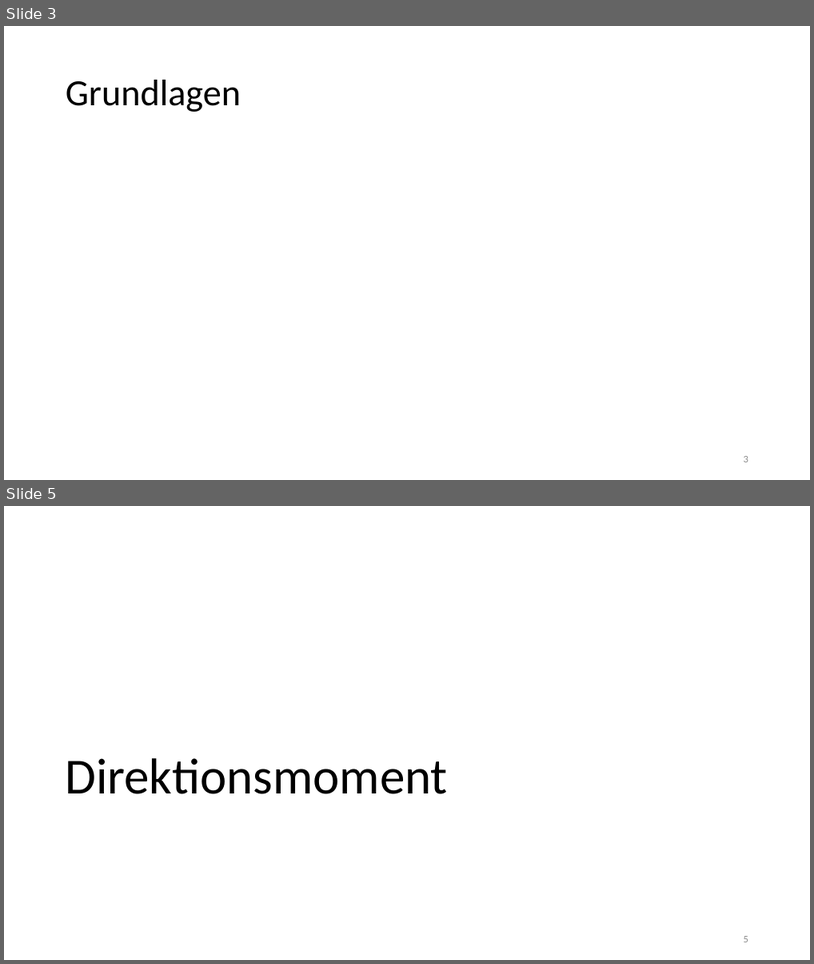
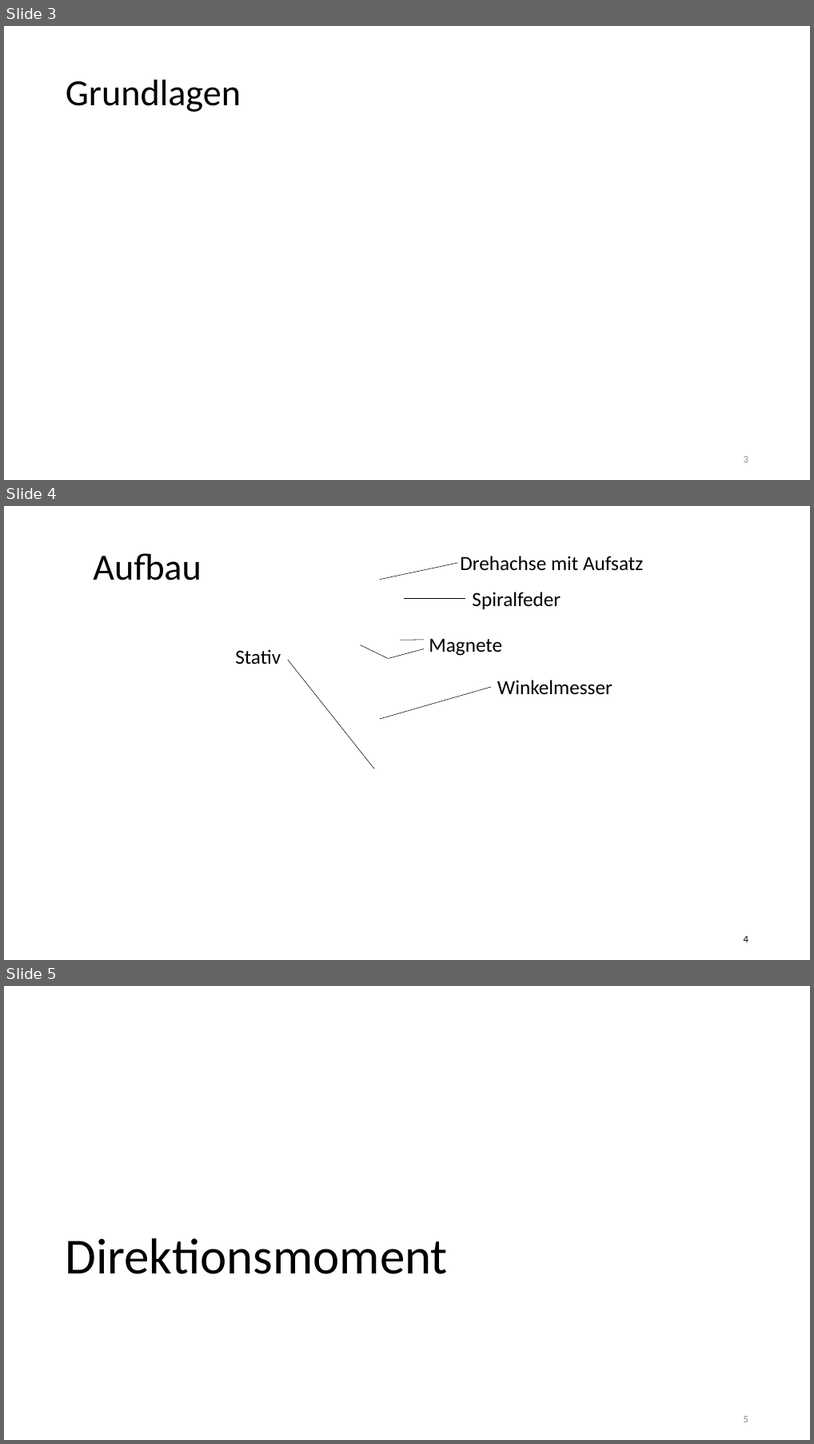
Before and after one commit to thewhitecat/grundpraktikum1, a slide deck: Mechanik/Mechanik.pptx. Shown one above the other, each under a label of ours: slides 3 and 5 before the commit, slides 3, 4 and 5 after it; the slides between them are not shown. The pictures are 814x964 and 814x1444 pixels, drawn with LibreOffice and Linux fonts; fonts in the diff are those of the drawing; grey boxes stand for pictures; background and template pictures are left out. Boxes give left, top, right and bottom in pixels: in the first picture for what was removed or moved away, otherwise in the second. Text is boxed around its words. In the diff, an @@ line names an element or a change of style, - is before the commit and + after.

```diff
--- a/Mechanik/Mechanik.pptx
+++ b/Mechanik/Mechanik.pptx
@@ slide 4 added at (4, 506, 810, 960), background picture (left out) @@
@@ title added at (93, 553, 201, 580), 44 pt, text #000000 @@
+Aufbau
@@ line added from (380, 579) to (458, 563), #000000 0.5 pt @@
@@ text added at (460, 556, 643, 571), 24 pt, text #000000 @@
+Drehachse mit Aufsatz
@@ line added from (405, 598) to (466, 598), #000000 0.5 pt @@
@@ text added at (472, 592, 561, 609), 24 pt, text #000000 @@
+Spiralfeder
@@ text added at (235, 649, 281, 664), 24 pt, text #000000 @@
+Stativ
@@ line added from (388, 659) to (360, 645), #000000 0.5 pt @@
@@ line added from (425, 648) to (388, 659), #000000 0.5 pt @@
@@ line added from (400, 640) to (425, 640), #000000 0.5 pt @@
@@ text added at (429, 638, 502, 656), 24 pt, text #000000 @@
+Magnete
@@ line added from (374, 768) to (288, 660), #000000 0.5 pt @@
@@ line added from (380, 719) to (491, 687), #000000 0.5 pt @@
@@ text added at (498, 680, 613, 695), 24 pt, text #000000 @@
+Winkelmesser
@@ page number added at (744, 936, 749, 942), 12 pt, text #000000 @@
+4
```
Also in this commit, not shown: 2 slides changed, 1 slide removed.
